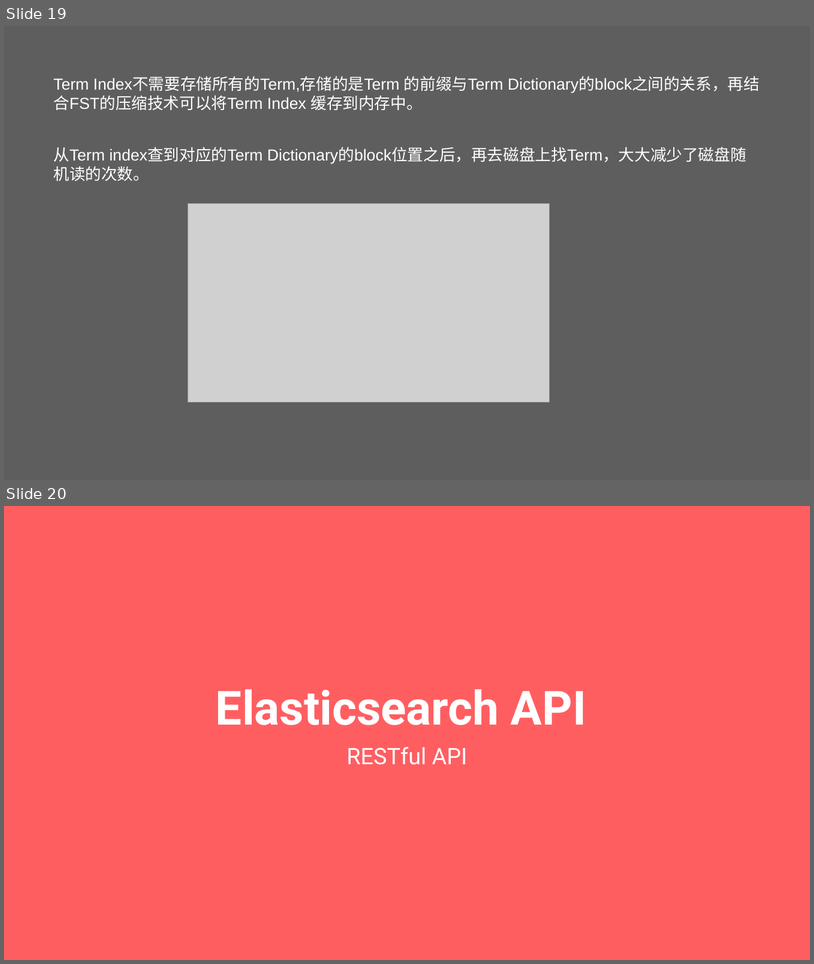
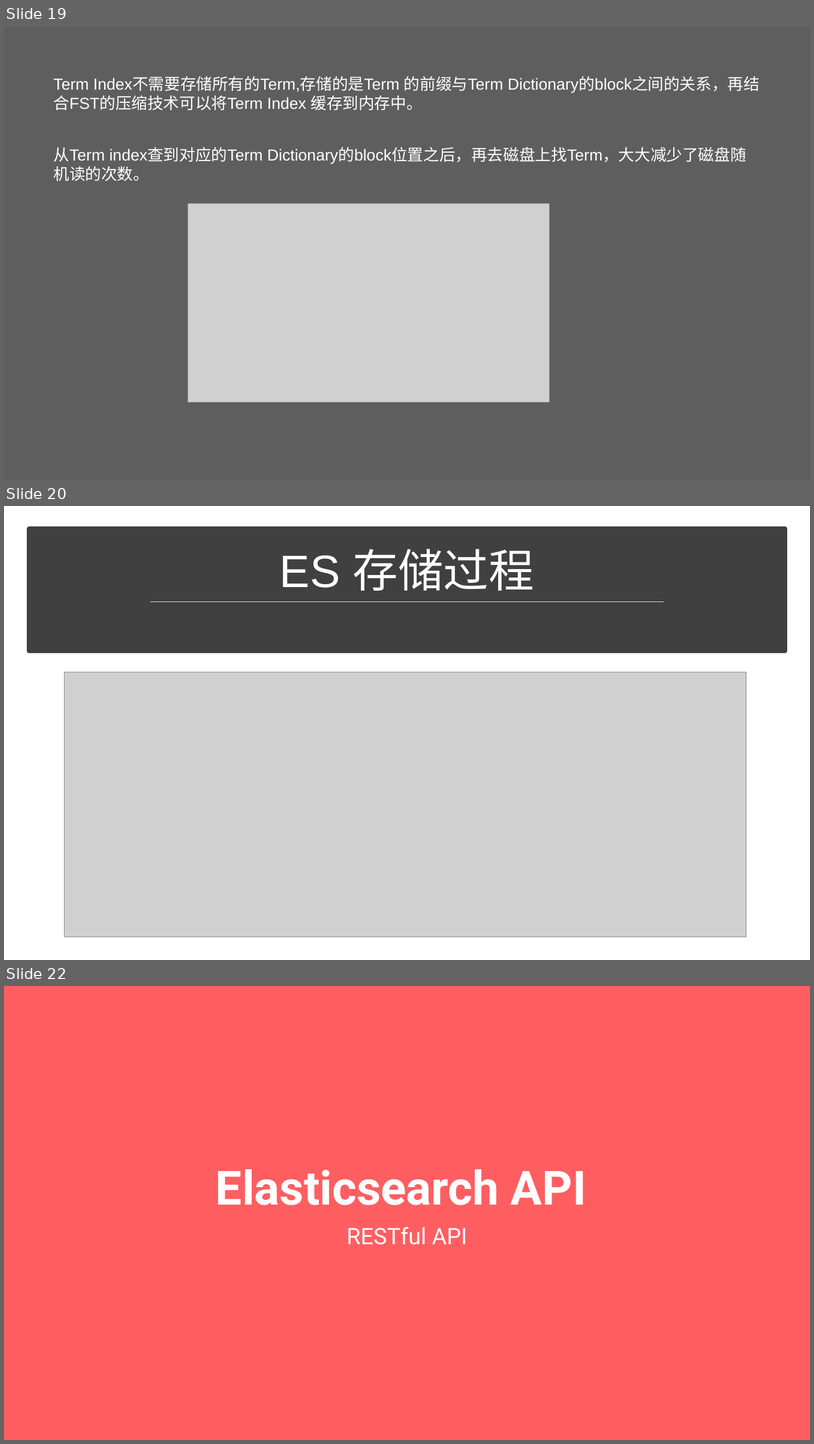
Before and after one commit to Uchida-Hideto/Elasticsearch, a slide deck: elasticsearch.pptx. Shown one above the other, each under a label of ours: slides 19 and 20 before the commit, slides 19, 20 and 22 after it; the slides between them are not shown. The pictures are 814x964 and 814x1444 pixels, drawn with LibreOffice and Linux fonts; fonts in the diff are those of the drawing; grey boxes stand for pictures. Boxes give left, top, right and bottom in pixels: in the first picture for what was removed or moved away, otherwise in the second. Text is boxed around its words. In the diff, an @@ line names an element or a change of style, - is before the commit and + after.

```diff
--- a/elasticsearch.pptx
+++ b/elasticsearch.pptx
@@ slide 20 added at (4, 506, 810, 960), background #FFFFFF @@
@@ rectangle added at (29, 529, 786, 651), fill #404040, outline #404040 10 pt @@
@@ title added at (280, 549, 534, 591), 108 pt, text #FFFFFF @@
+ES 存储过程
@@ line added from (150, 602) to (664, 602), #D9D9D9 1.75 pt @@
@@ picture added at (64, 672, 746, 936) @@
@@ what was slide 20 is now slide 22 @@
```
Also in this commit, not shown: 1 slide changed, 1 other slide added.
